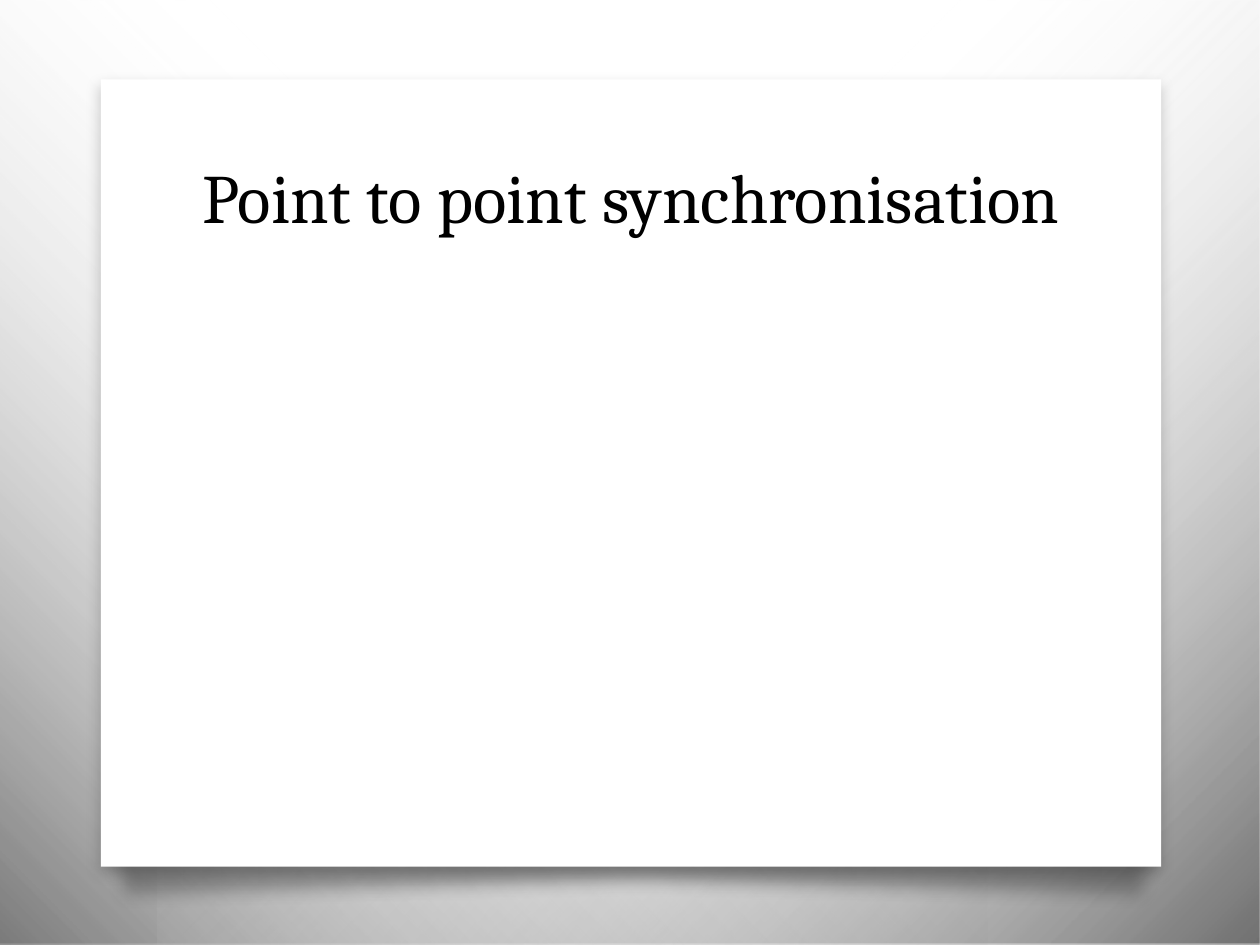
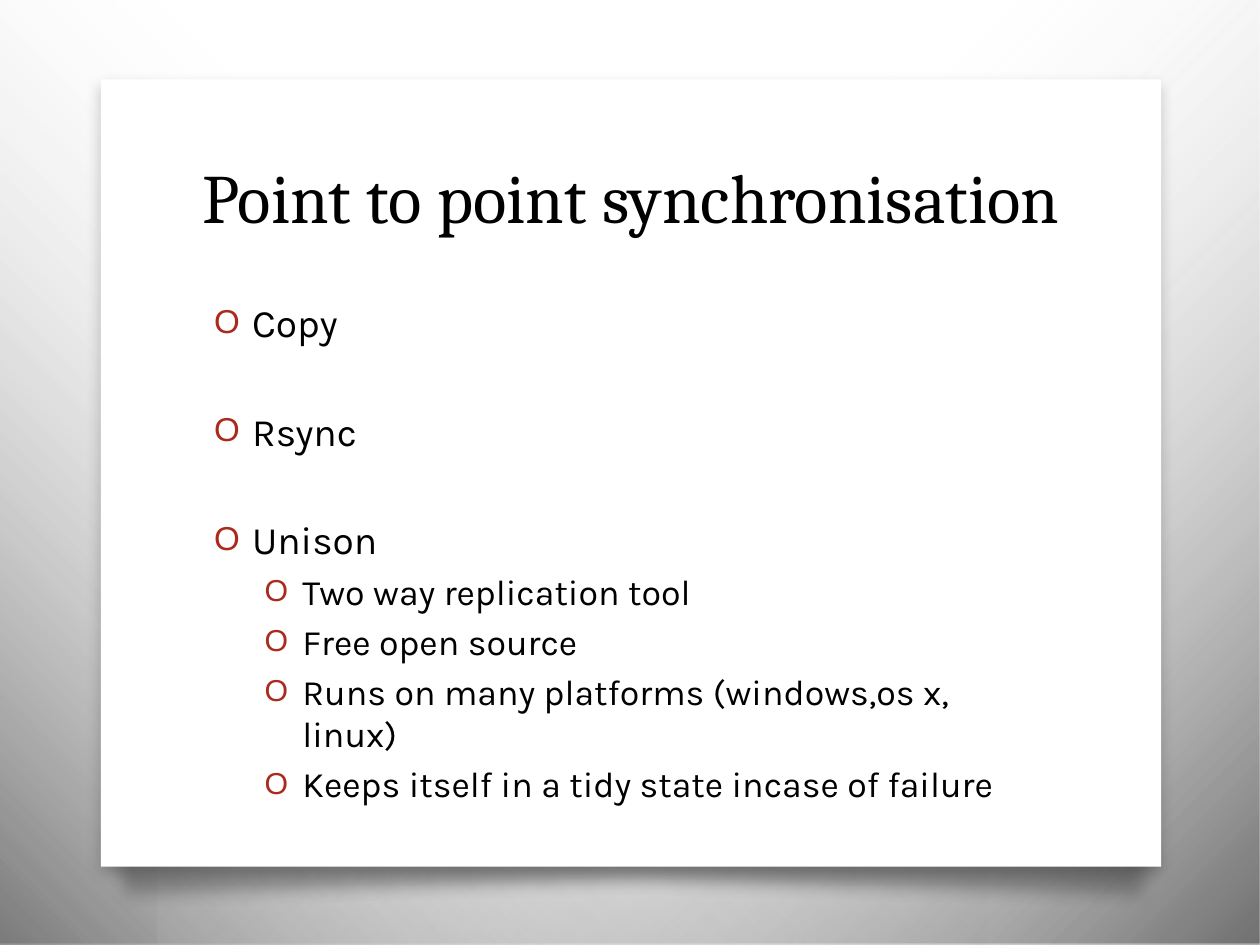
Before and after one commit to ohare/Private-Sync, a slide deck: slide 11 of Presentation/presentation.pptx (slide 12 before the commit). Drawn at 1260x945 pixels with LibreOffice and Linux fonts; fonts in the diff are those of the drawing; background and template pictures are left out. Boxes give left, top, right and bottom in pixels: in the first picture for what was removed or moved away, otherwise in the second. Text is boxed around its words. In the diff, an @@ line names an element or a change of style, - is before the commit and + after.

```diff
--- a/Presentation/presentation.pptx
+++ b/Presentation/presentation.pptx
@@ text added at [252, 312, 993, 806], 20.4 pt, text #000000 @@
+O Copy
+O Rsync
+O Unison
+  O Two way replication tool
+  O Free open source
+  O Runs on many platforms (windows,os x, linux)
+  O Keeps itself in a tidy state incase of failure
```
Also in this commit, not shown: 4 other slides changed, 7 slides added, 3 slides removed, 3 other files.
